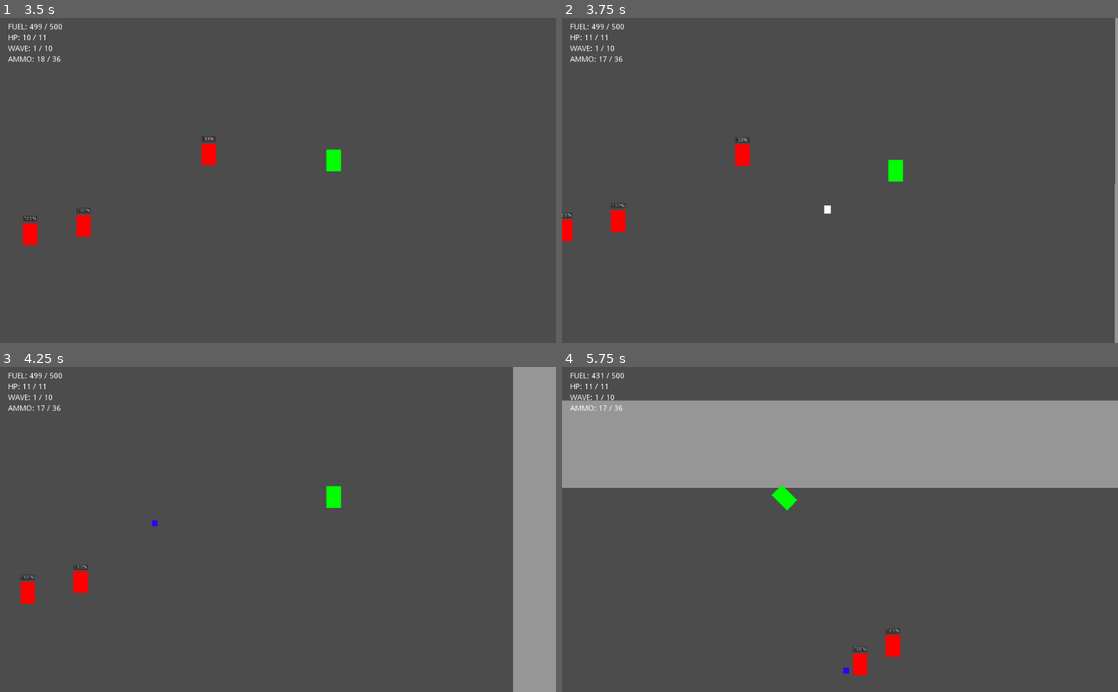
Above: before the commit, frames 1-4 (two rows, left to right).
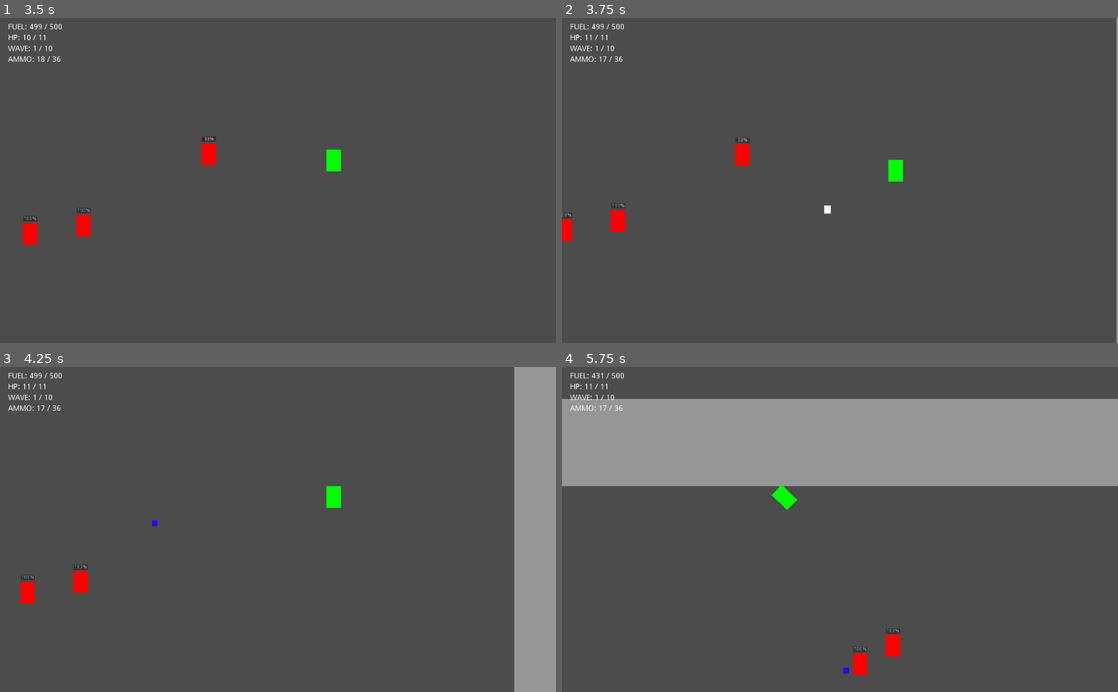
Above: after the commit, the same moments.

Repository: deengames/abu-hamid-x
Game: Godot game, scene res://prototype/MainMenu.tscn
The game is run twice, just before and just after one commit, with the same random seed, the same clock (stepped at 60 frames per second) and the same inputs.
Inputs (mouse positions are in pixels of both pictures, inside the frame that each line leads up to):
- Up to frame 1 (3.5 s): click "New Game" at 0.5 s; tap Enter at 1.25 s; move the mouse to (400, 164) at 1.27 s; hold D (move_right) 1.28-2.03 s; click (400, 164) at 1.35 s; tap Space (jump) at 1.52, 2.27 s; move the mouse to (166, 196) at 2.02 s; hold S (move_down) 2.03-2.78 s; click (166, 196) at 2.1 s; move the mouse to (333, 109) at 2.77 s; hold D (move_right) from 2.78 s (still down); hold Shift (boost) from 2.78 s (still down); click (333, 109) at 3.05 s
- Up to frame 2 (3.75 s): move the mouse to (812, 245) at 3.52 s; release D (move_right) at 3.53 s; release Shift (boost) at 3.53 s; hold W (move_up) from 3.53 s (still down); right-click (812, 245) at 3.6 s
- Up to frame 3 (4.25 s): keep holding W (move_up); tap Space (jump) at 3.77 s; click (250, 594) at 3.8 s
- Up to frame 4 (5.75 s): move the mouse to (1006, 578) at 4.27 s; release W (move_up) at 4.28 s; hold A (move_left) from 4.28 s (still down); tap Ctrl (toggle_jetpack) at 4.35 s; tap Space (jump) at 4.52, 5.27 s; click (1006, 578) at 4.55 s; move the mouse to (673, 480) at 5.02 s; tap E at 5.1 s; click (673, 480) at 5.3 s

Frame 1 is identical in both runs. In frame 2, 0.3% of the frame differs, in the area x 99-100%, y 0-100%; in frame 3, 0.2%; in frame 4, 1.1%, in the area x 0-100%, y 9-45%.

Commit message:
Fix box bug for good. Probably.

Diff:
--- a/prototype/Main.tscn
+++ b/prototype/Main.tscn
@@ -4,7 +4,7 @@
 [ext_resource path="res://prototype/Wall.tscn" type="PackedScene" id=2]
 [ext_resource path="res://prototype/Character/Player/Player.tscn" type="PackedScene" id=3]
 
-[node name="Main" type="Node2D"]
+[node name="Main" type="Node2D" index="0"]
 
 position = Vector2( 460, 680 )
 script = ExtResource( 1 )
@@ -14,7 +14,6 @@
 
 [node name="Walls" type="Node2D" parent="." index="0"]
 
-editor/display_folded = true
 rotation = 1.5708
 _sections_unfolded = [ "Transform" ]
 
@@ -27,6 +26,7 @@
 [node name="Wall6" parent="Walls" index="1" instance=ExtResource( 2 )]
 
 position = Vector2( -551.529, -156.653 )
+rotation = 3.14159
 
 [node name="Wall2" parent="Walls" index="2" groups=[
 "floor",
@@ -37,6 +37,7 @@
 [node name="Wall5" parent="Walls" index="3" instance=ExtResource( 2 )]
 
 position = Vector2( -551.53, -992.989 )
+rotation = 3.14159
 
 [node name="Wall3" parent="Walls" index="4" groups=[
 "floor",
@@ -47,6 +48,7 @@
 [node name="Wall4" parent="Walls" index="5" instance=ExtResource( 2 )]
 
 position = Vector2( -551.533, -1829.86 )
+rotation = 3.14159
 
 [node name="Wall7" parent="Walls" index="6" instance=ExtResource( 2 )]
 
@@ -56,7 +58,7 @@
 [node name="Wall14" parent="Walls" index="7" instance=ExtResource( 2 )]
 
 position = Vector2( -259.93, -2303.34 )
-rotation = 1.5708
+rotation = 4.71239
 
 [node name="Wall8" parent="Walls" index="8" instance=ExtResource( 2 )]
 
@@ -66,14 +68,12 @@
 [node name="Wall15" parent="Walls" index="9" instance=ExtResource( 2 )]
 
 position = Vector2( 568.877, -2303 )
-rotation = 1.5708
+rotation = 4.71239
 
 [node name="Player" parent="." index="1" instance=ExtResource( 3 )]
 
 position = Vector2( 520, 240 )
-num_attacks_to_fly = 3
-flying_impulse_velocity = 4500
-flying_attack_min_velocity = 600
+flying_attack_cooldown = 1.5
 
 [node name="WaveSpawnTimer" type="Timer" parent="." index="2"]
 
--- a/prototype/Wall.tscn
+++ b/prototype/Wall.tscn
@@ -3,9 +3,9 @@
 [sub_resource type="RectangleShape2D" id=1]
 
 custom_solver_bias = 0.0
-extents = Vector2( 38.3177, 191.485 )
+extents = Vector2( 300, 466.742 )
 
-[node name="Wall" type="StaticBody2D"]
+[node name="Wall" type="StaticBody2D" index="0"]
 
 position = Vector2( 120.453, 38.0775 )
 scale = Vector2( 3.21873, 2.18992 )
@@ -20,8 +20,7 @@
 
 [node name="CollisionShape2D" type="CollisionShape2D" parent="." index="0"]
 
-position = Vector2( 0.309216, 0 )
-scale = Vector2( 0.992516, 1 )
+position = Vector2( 262, 0 )
 shape = SubResource( 1 )
 _sections_unfolded = [ "Transform" ]
 
